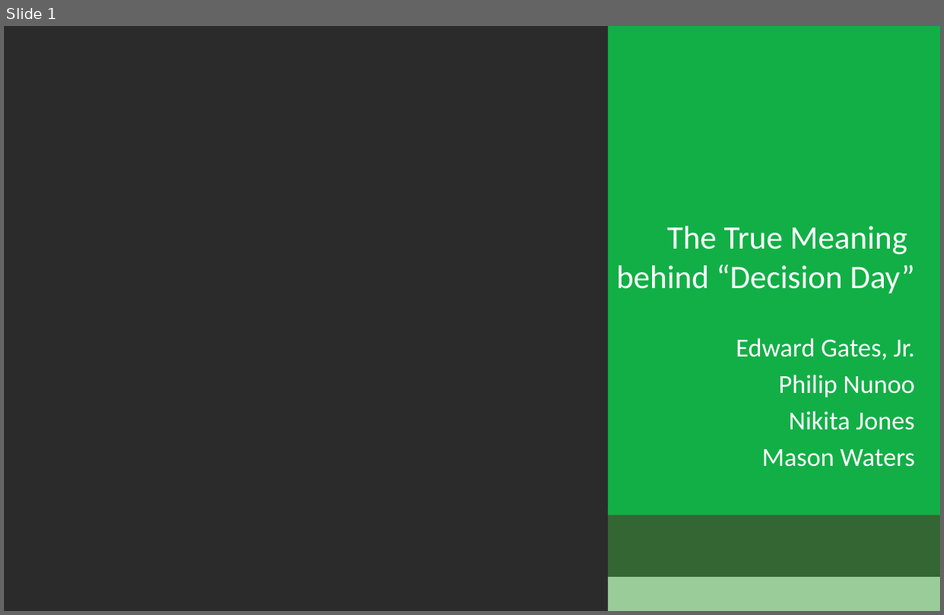
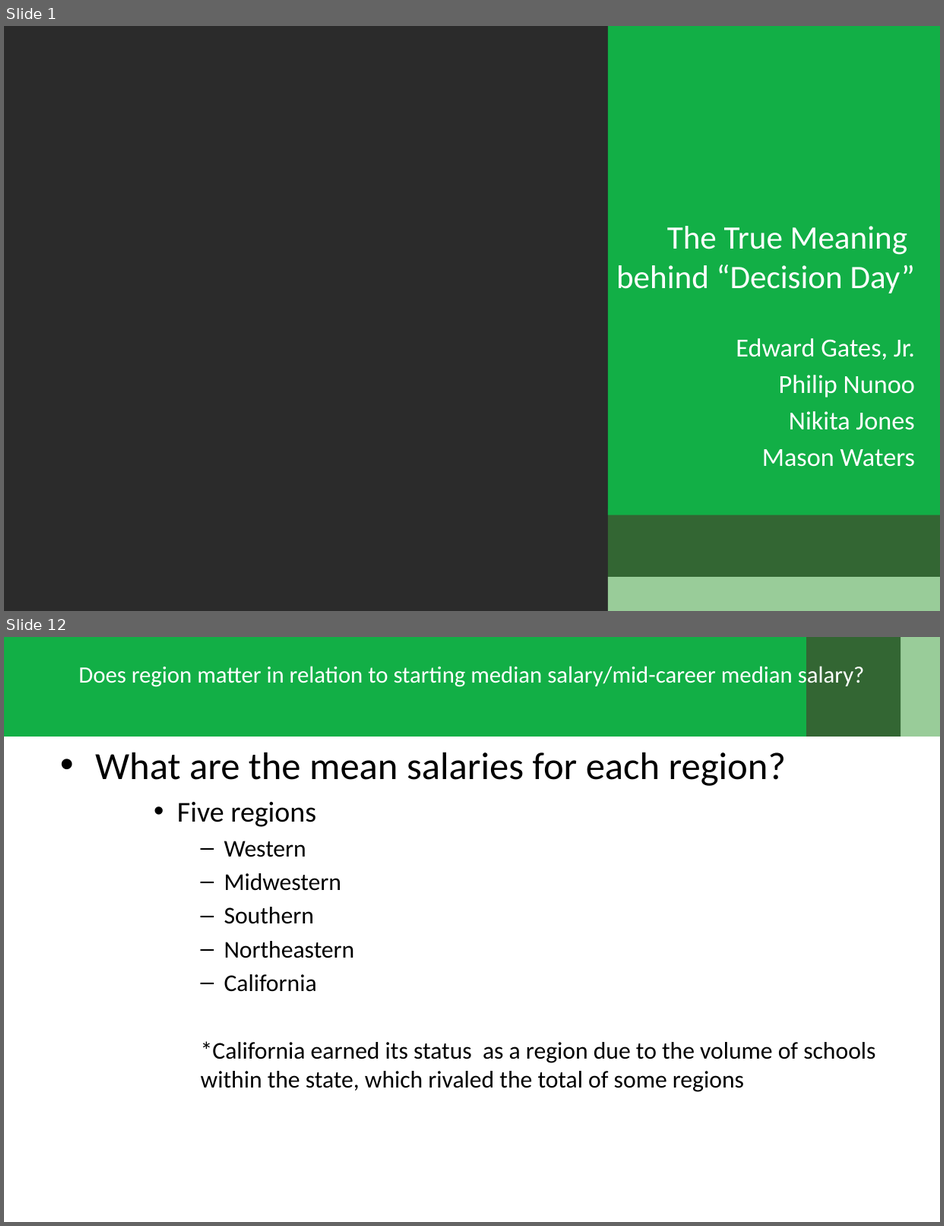
Before and after one commit to khosenag03/RICHdataGroupProject, a slide deck: The True Meaning behind Decision Day.pptx. Shown one above the other, each under a label of ours: slide 1 before the commit, slides 1 and 12 after it; the slides between them are not shown. The pictures are 944x615 and 944x1226 pixels, drawn with LibreOffice and Linux fonts; fonts in the diff are those of the drawing; background and template pictures are left out; a plain dark background stands for a picture behind light text. Boxes give left, top, right and bottom in pixels: in the first picture for what was removed or moved away, otherwise in the second. Text is boxed around its words. In the diff, an @@ line names an element or a change of style, - is before the commit and + after.

```diff
--- a/The True Meaning behind Decision Day.pptx
+++ b/The True Meaning behind Decision Day.pptx
@@ slide 12 added at box(4, 637, 940, 1222), background picture (left out) @@
@@ rectangle added at box(4, 637, 807, 737), fill #12AF46 @@
@@ rectangle added at box(803, 637, 901, 737), fill #336633 @@
@@ rectangle added at box(887, 637, 940, 737), fill #99CC99 @@
@@ title added at box(78, 663, 865, 689), 18 pt, text #FFFFFF @@
+Does region matter in relation to starting median salary/mid-career median salary?
@@ text added at box(95, 753, 876, 1092), 18.5 pt, text #000000 @@
+• What are the mean salaries for each region?
+    • Five regions
+      – Western
+      – Midwestern
+      – Southern
+      – Northeastern
+      – California
+      *California earned its status as a region due to the volume of schools within the state, which rivaled the total of some regions
```
Also in this commit, not shown: 15 slides changed, 8 other slides added.
